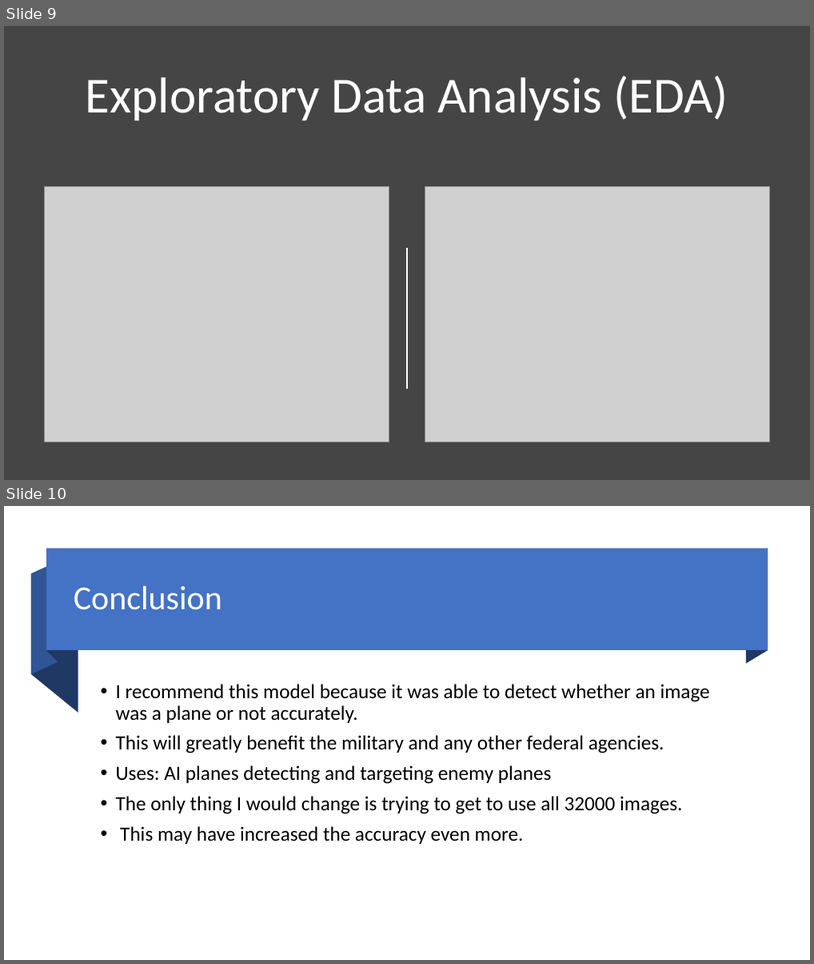
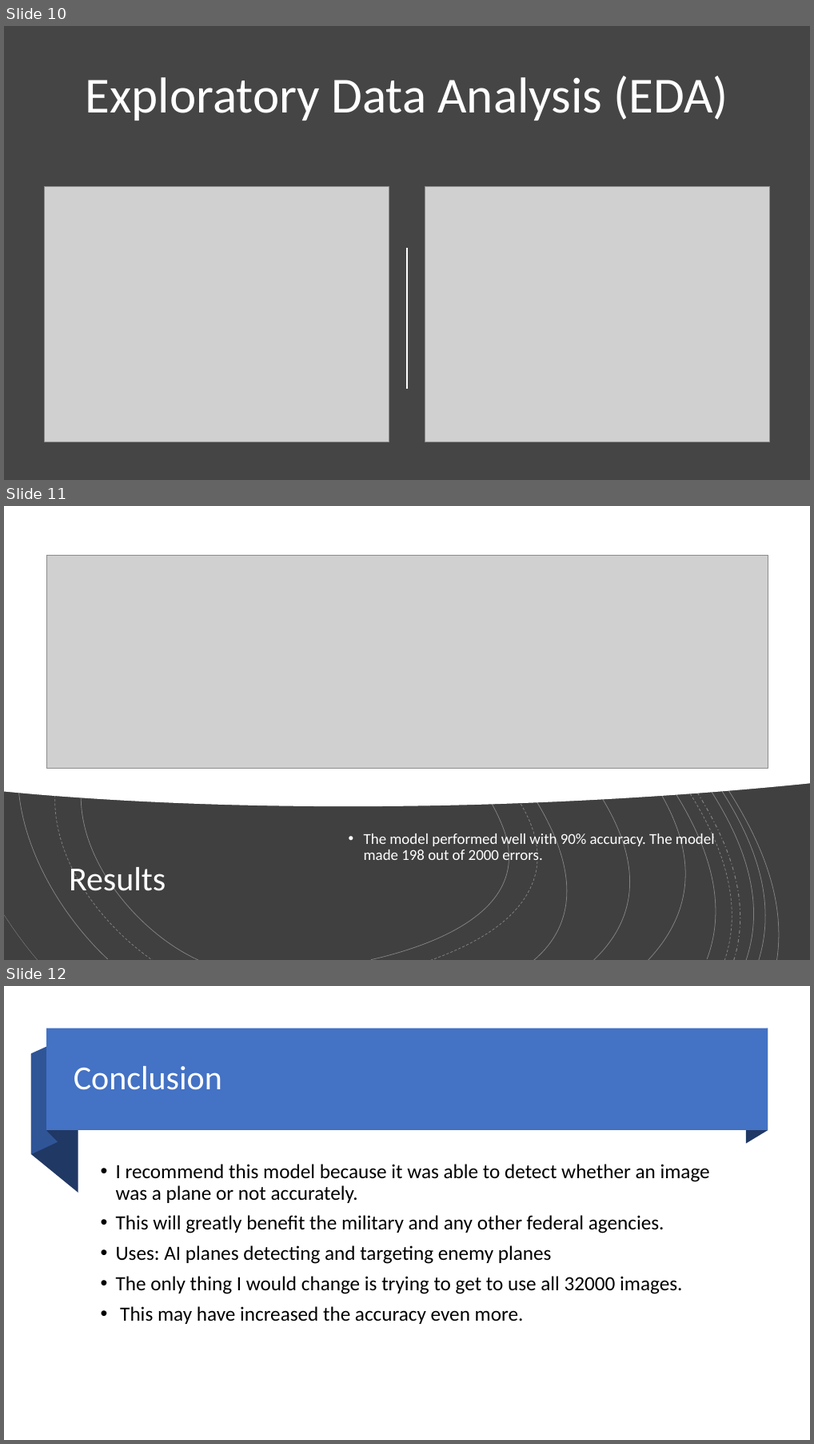
Before and after one commit to terrenceturner/End-to-end-plane-vision, a slide deck: Capstone2SlideDeck.pptx. Shown one above the other, each under a label of ours: slides 9 and 10 before the commit, slides 10, 11 and 12 after it. The pictures are 814x964 and 814x1444 pixels, drawn with LibreOffice and Linux fonts; fonts in the diff are those of the drawing; grey boxes stand for pictures. Boxes give left, top, right and bottom in pixels: in the first picture for what was removed or moved away, otherwise in the second. Text is boxed around its words. In the diff, an @@ line names an element or a change of style, - is before the commit and + after.

Commit message:
Added transfer learning and results

```diff
--- a/Capstone2SlideDeck.pptx
+++ b/Capstone2SlideDeck.pptx
@@ slide 11 added at box(4, 506, 810, 960), background #000000 @@
@@ rectangle added at box(4, 506, 810, 960), fill #404040 @@
@@ freeform shape added at box(4, 506, 810, 806), fill #FFFFFF @@
@@ group added at box(4, 506, 810, 960): 19 freeform shapes @@
@@ picture added at box(46, 555, 769, 768) @@
@@ text added at box(364, 831, 715, 864), 18 pt, text #FFFFFF @@
+• The model performed well with 90% accuracy. The model made 198 out of 2000 errors.
@@ title added at box(69, 863, 166, 899), 40 pt, text #FFFFFF @@
+Results
@@ what was slide 9 is now slide 10 @@
@@ what was slide 10 is now slide 12 @@
```
Also in this commit, not shown: 1 other slide added, 1 other file.
